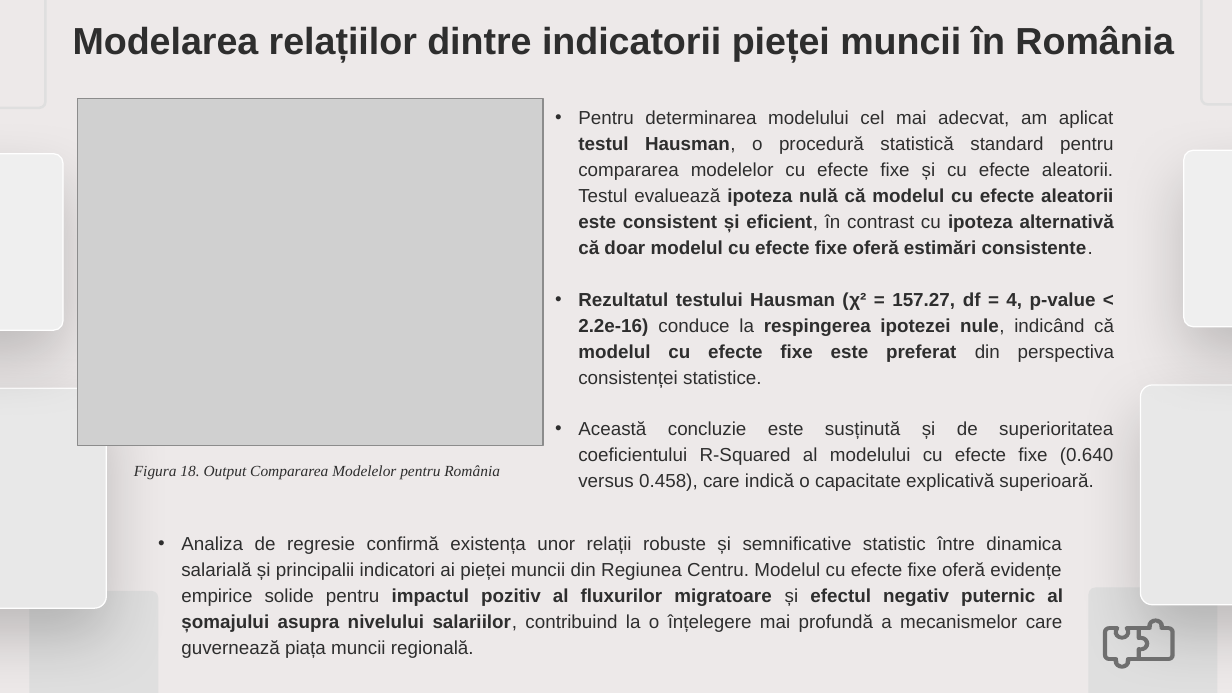
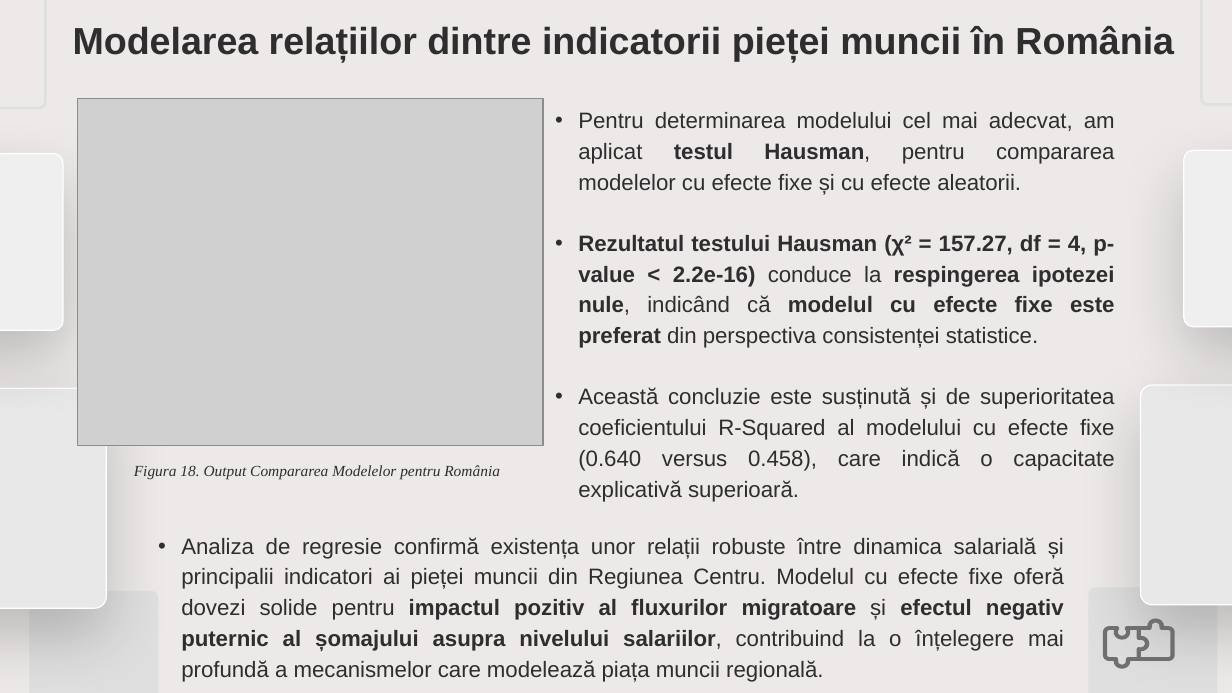
Before and after one commit to d4vjd/Labor-Market-Analysis-App, a slide deck: slide 26 of PUPAZA_DAVID_STAT_OTOIU_ADRIAN.pptx (slide 27 before the commit). Drawn at 1232x693 pixels with LibreOffice and Linux fonts; fonts in the diff are those of the drawing; grey boxes stand for pictures. Boxes give left, top, right and bottom in pixels: in the first picture for what was removed or moved away, otherwise in the second. Text is boxed around its words. In the diff, an @@ line names an element or a change of style, - is before the commit and + after.

```diff
--- a/PUPAZA_DAVID_STAT_OTOIU_ADRIAN.pptx
+++ b/PUPAZA_DAVID_STAT_OTOIU_ADRIAN.pptx
@@ text at bbox=[578, 112, 1115, 195]: text changed; size 11 to 13 pt @@
-• Pentru determinarea modelului cel mai adecvat, am aplicat testul Hausman, o procedură statistică standard pentru compararea modelelor cu efecte fixe și cu efecte aleatorii. Testul evaluează ipoteza nulă că modelul cu efecte aleatorii este consistent și eficient, în contrast cu ipoteza alternativă că doar modelul cu efecte fixe oferă estimări consistente.
+• Pentru determinarea modelului cel mai adecvat, am aplicat testul Hausman, pentru compararea modelelor cu efecte fixe și cu efecte aleatorii.
@@ text at bbox=[578, 235, 1115, 502]: size 11 to 13 pt in "Rezultatul testului Hausman (χ² = 157.27, df ...", "Această concluzie este susținută și de superioritatea ..." @@
@@ text at bbox=[181, 537, 1064, 682]: text changed; size 11 to 13 pt @@
-• Analiza de regresie confirmă existența unor relații robuste și semnificative statistic între dinamica salarială și principalii indicatori ai pieței muncii din Regiunea Centru. Modelul cu efecte fixe oferă evidențe empirice solide pentru impactul pozitiv al fluxurilor migratoare și efectul negativ puternic al șomajului asupra nivelului salariilor, contribuind la o înțelegere mai profundă a mecanismelor care guvernează piața muncii regională.
+• Analiza de regresie confirmă existența unor relații robuste între dinamica salarială și principalii indicatori ai pieței muncii din Regiunea Centru. Modelul cu efecte fixe oferă dovezi solide pentru impactul pozitiv al fluxurilor migratoare și efectul negativ puternic al șomajului asupra nivelului salariilor, contribuind la o înțelegere mai profundă a mecanismelor care modelează piața muncii regională.
```
Also in this commit, not shown: 24 other slides changed, 1 slide removed.
